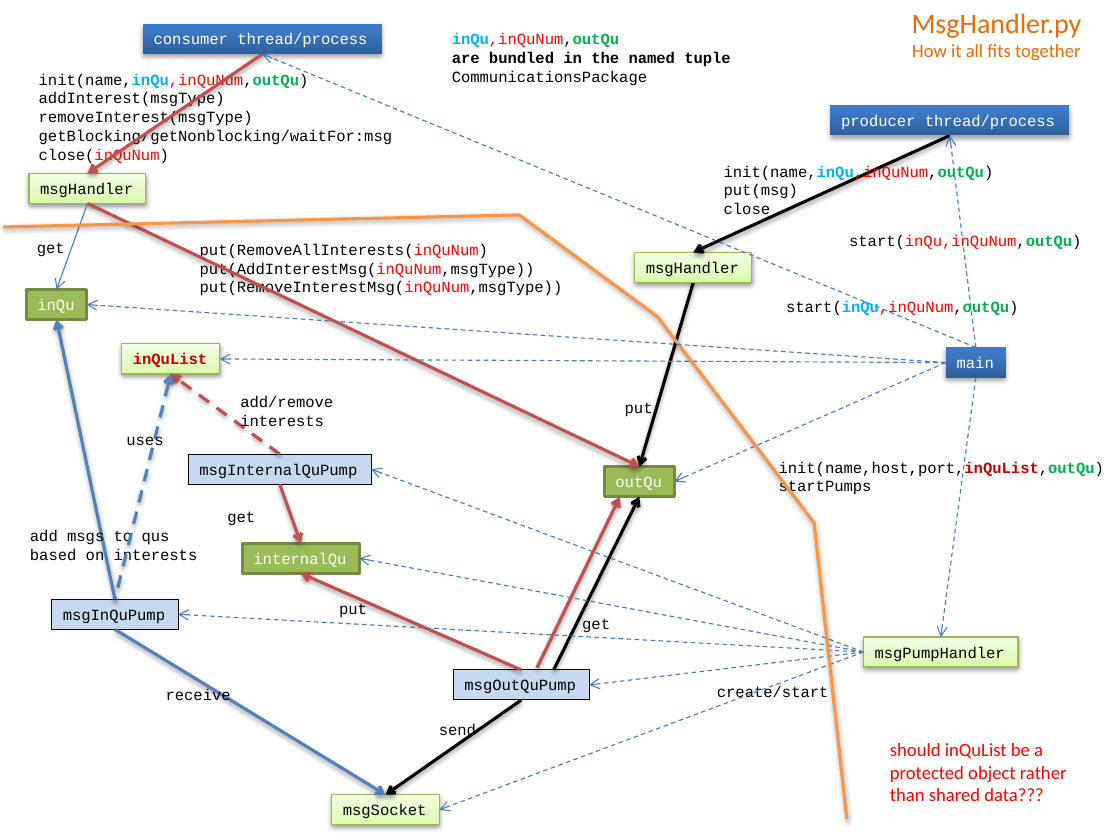
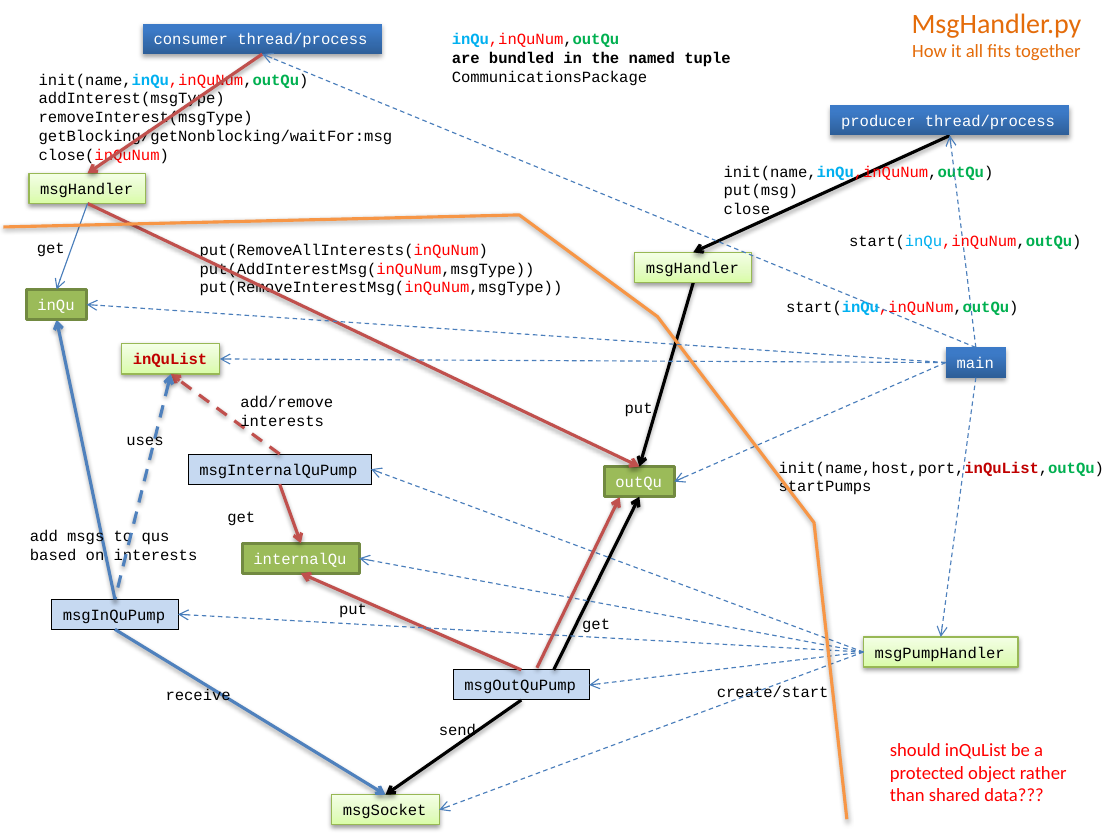
Before and after one commit to mlozborne/motin, a slide deck: slide 5 of Scripting/ScriptingDocumenation/DesignDiagrams.pptx. Drawn at 1120x840 pixels with LibreOffice and Linux fonts; fonts in the diff are those of the drawing. Boxes give left, top, right and bottom in pixels: in the first picture for what was removed or moved away, otherwise in the second. Text is boxed around its words. In the diff, an @@ line names an element or a change of style, - is before the commit and + after.

```diff
--- a/Scripting/ScriptingDocumenation/DesignDiagrams.pptx
+++ b/Scripting/ScriptingDocumenation/DesignDiagrams.pptx
@@ text "start(inQu,inQuNum,outQu)" at (849, 235, 1081, 252): text colour #FF0000 to #00B0F0 in "start(inQu,inQuNum,outQu)" @@
```
